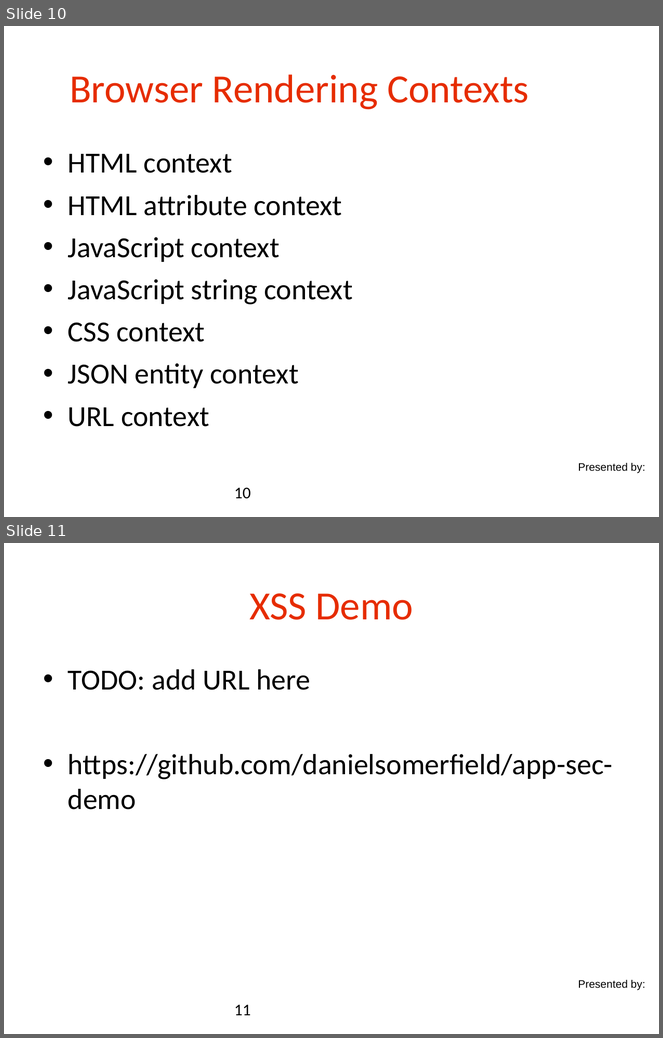
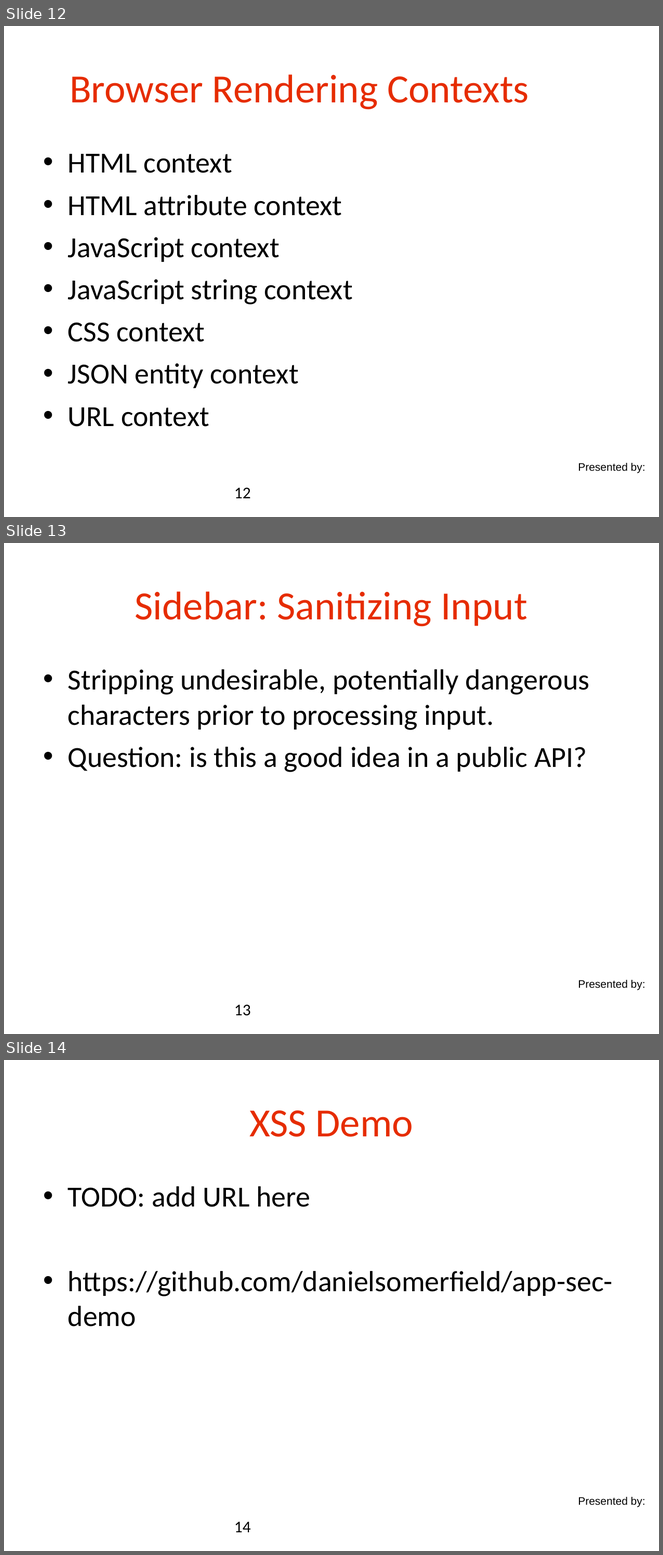
Before and after one commit to danielsomerfield/app-sec-presentation, a slide deck: AppSec Presentation Deck Day 4.ppt. Shown one above the other, each under a label of ours: slides 10 and 11 before the commit, slides 12, 13 and 14 after it. The pictures are 663x1038 and 663x1555 pixels, drawn with LibreOffice and Linux fonts; fonts in the diff are those of the drawing; background and template pictures are left out. Boxes give left, top, right and bottom in pixels: in the first picture for what was removed or moved away, otherwise in the second. Text is boxed around its words. In the diff, an @@ line names an element or a change of style, - is before the commit and + after.

```diff
--- a/AppSec Presentation Deck Day 4.ppt
+++ b/AppSec Presentation Deck Day 4.ppt
@@ slide 13 added at <box>4,543,659,1034</box>, background #FFFFFF; not listed: 1 template element that a slide beside it also shows @@
@@ title added at <box>135,591,528,627</box>, 44 pt, text #E62C00 @@
+Sidebar: Sanitizing Input
@@ text added at <box>68,669,590,772</box>, 32 pt, text #000000 @@
+• Stripping undesirable, potentially dangerous characters prior to processing input.
+• Question: is this a good idea in a public API?
@@ page number added at <box>234,1005,251,1016</box>, 18 pt, text #000000 @@
+13
@@ what was slide 10 is now slide 12 @@
@@ page number at <box>234,488,251,499</box>: text changed @@
-10
+12
@@ what was slide 11 is now slide 14 @@
@@ page number at <box>234,1522,251,1533</box>: text changed @@
-11
+14
```
Also in this commit, not shown: 2 other slides added.
